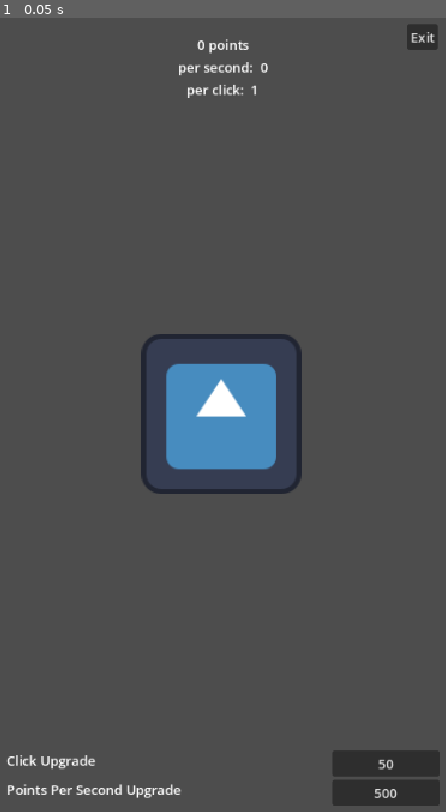
Above: before the commit, frame 1.
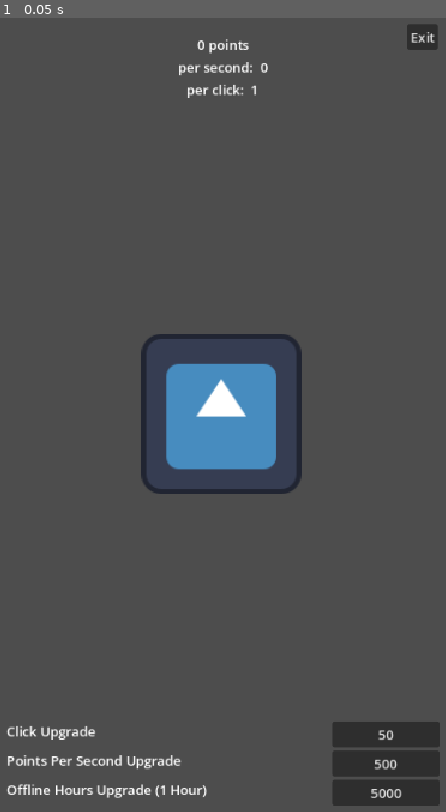
Above: after the commit, the same moment.

Repository: jermjar/Musty-Clicker
Game: Godot game, scene res://game.tscn
Same seed, same stepped clock (60 frames per second), same inputs: the game is played once before the commit and once after it. The engine's default icon, where the game draws it, is replaced by a stand-in: a white triangle on a blue panel in a dark square.
Inputs:
- Up to frame 1 (0.05 s): no input

The runs differ from the first frame. In frame 1, 1.7% of the frame differs, in the area x 1-99%, y 88-99%.

Commit message:
Offline Hours Upgrade

Diff:
--- a/game.tscn
+++ b/game.tscn
@@ -29,10 +29,12 @@
 offset_top = 25.0
 offset_bottom = 75.0
 grow_horizontal = 2
+mouse_filter = 2
 
 [node name="PointsLabel" type="RichTextLabel" parent="UI/Top_VBoxContainer" unique_id=1179748471]
 unique_name_in_owner = true
 layout_mode = 2
+mouse_filter = 2
 bbcode_enabled = true
 text = "0 points"
 fit_content = true
@@ -43,6 +45,7 @@
 [node name="PerSecondLabel" type="RichTextLabel" parent="UI/Top_VBoxContainer" unique_id=493941658]
 unique_name_in_owner = true
 layout_mode = 2
+mouse_filter = 2
 bbcode_enabled = true
 text = "per second:  0"
 fit_content = true
@@ -53,6 +56,7 @@
 [node name="PerClickLabel" type="RichTextLabel" parent="UI/Top_VBoxContainer" unique_id=1412947493]
 unique_name_in_owner = true
 layout_mode = 2
+mouse_filter = 2
 bbcode_enabled = true
 text = "per click:  0"
 fit_content = true
@@ -143,3 +147,21 @@
 layout_mode = 2
 size_flags_horizontal = 3
 text = "0"
+
+[node name="OfflinePointsUpgradeContainer" type="HBoxContainer" parent="UI/VBoxContainer" unique_id=516894294]
+layout_mode = 2
+size_flags_vertical = 3
+
+[node name="OfflineUpgradeLabel" type="RichTextLabel" parent="UI/VBoxContainer/OfflinePointsUpgradeContainer" unique_id=888007426]
+unique_name_in_owner = true
+layout_mode = 2
+size_flags_horizontal = 3
+size_flags_stretch_ratio = 3.0
+text = "Offline Hours Upgrade (1 Hour)"
+scroll_active = false
+
+[node name="OfflineUpgradeButton" type="Button" parent="UI/VBoxContainer/OfflinePointsUpgradeContainer" unique_id=140464091]
+unique_name_in_owner = true
+layout_mode = 2
+size_flags_horizontal = 3
+text = "0"
--- a/game_manager.gd
+++ b/game_manager.gd
@@ -3,17 +3,29 @@
 const save_path = "user://save_data.json"
 var save_data: Dictionary
 
+enum OfflineHours {
+	ZERO = 0,
+	ONE = 1,
+	TWO = 2,
+	THREE = 3,
+	FOUR = 4,
+	FIVE = 5,
+	SIX = 6,
+	SEVEN = 7,
+	EIGHT = 8
+}
+
 @onready var points_label: RichTextLabel = %PointsLabel
 @onready var per_second_label: RichTextLabel = %PerSecondLabel
 @onready var per_click_label: RichTextLabel = %PerClickLabel
-@onready var click_upgrade_label: RichTextLabel = %ClickUpgradeLabel
-@onready var pps_upgrade_label: RichTextLabel = %PPSUpgradeLabel
 @onready var offline_points_label: RichTextLabel = %OfflinePointsLabel
+@onready var offline_upgrade_label: RichTextLabel = %OfflineUpgradeLabel
 
 @onready var click_button: TextureButton = %Click_TextureButton
 @onready var menu_button: Button = %MenuButton
 @onready var click_upgrade_button: Button = %ClickUpgradeButton
 @onready var pps_upgrade_button: Button = %PPSUpgradeButton
+@onready var offline_upgrade_button: Button = %OfflineUpgradeButton
 
 var points: float = 0.0
 var offline_points: float = 0.0
@@ -26,6 +38,11 @@
 var pps_upgrade_amount: int = 500
 var click_upgrade_scale: int = 50
 var pps_upgrade_scale: int = 500
+var offline_upgrade_amount: int = 5000
+var offline_upgrade_scale: int = 15000
+
+var offline_hours: OfflineHours = OfflineHours.ZERO
+var offline_button_disabled: bool = false
 
 func _ready() -> void:
 	load_game()
@@ -37,6 +54,7 @@
 	menu_button.button_down.connect(_on_menu_button_down)
 	click_upgrade_button.button_down.connect(_on_click_upgrade_button_down)
 	pps_upgrade_button.button_down.connect(_on_pps_upgrade_button_down)
+	offline_upgrade_button.button_down.connect(_on_offline_upgrade_button_down)
 
 	# Initialize labels
 	update_labels()
@@ -49,6 +67,12 @@
 func update_upgrade_text() -> void:
 	click_upgrade_button.text = str(click_upgrade_amount)
 	pps_upgrade_button.text = str(pps_upgrade_amount)
+	offline_upgrade_button.text = str(offline_upgrade_amount)
+	if offline_hours > OfflineHours.ZERO and not offline_button_disabled:
+		offline_upgrade_label.text = "Offline Hours Upgrade (%s Hours)" % [offline_hours + 1]
+	if offline_button_disabled:
+		offline_upgrade_label.text = "Offline Hours Upgrade (8 Hours)"
+		offline_upgrade_button.text = "PURCHASED"
 
 func update_labels() -> void:
 	points_label.text = "%s points" % [int(points)]
@@ -82,6 +106,37 @@
 		points_per_second += pps_scale
 		update_upgrade_text()
 
+func _on_offline_upgrade_button_down() -> void:
+	if points >= offline_upgrade_amount:
+		points -= offline_upgrade_amount
+		match offline_hours:
+			OfflineHours.ZERO:
+				offline_hours = OfflineHours.ONE
+				offline_upgrade_amount = 25000
+			OfflineHours.ONE:
+				offline_hours = OfflineHours.TWO
+				offline_upgrade_amount = 50000
+			OfflineHours.TWO:
+				offline_hours = OfflineHours.THREE
+				offline_upgrade_amount = 100000
+			OfflineHours.THREE:
+				offline_hours = OfflineHours.FOUR
+				offline_upgrade_amount = 150000
+			OfflineHours.FOUR:
+				offline_hours = OfflineHours.FIVE
+				offline_upgrade_amount = 300000
+			OfflineHours.FIVE:
+				offline_hours = OfflineHours.SIX
+				offline_upgrade_amount = 500000
+			OfflineHours.SIX:
+				offline_hours = OfflineHours.SEVEN
+				offline_upgrade_amount = 1000000
+			OfflineHours.SEVEN:
+				offline_hours = OfflineHours.EIGHT
+				offline_button_disabled = true
+				offline_upgrade_button.disabled = offline_button_disabled
+		update_upgrade_text()
+
 func _on_menu_button_down() -> void:
 	get_tree().root.propagate_notification(NOTIFICATION_WM_CLOSE_REQUEST)
 #endregion
@@ -94,7 +149,10 @@
 		"points_per_click": points_per_click,
 		"points_per_second": points_per_second,
 		"click_upgrade_amount": click_upgrade_amount,
-		"pps_upgrade_amount": pps_upgrade_amount
+		"pps_upgrade_amount": pps_upgrade_amount,
+		"offline_upgrade_amount": offline_upgrade_amount,
+		"offline_hours": offline_hours,
+		"offline_button_disabled": offline_button_disabled
 	}
 	var file_access: FileAccess = FileAccess.open(save_path, FileAccess.WRITE)
 	file_access.store_string(JSON.stringify(save_data, "\t", false))
@@ -111,11 +169,14 @@
 		points_per_second = save_data["points_per_second"]
 		click_upgrade_amount = save_data["click_upgrade_amount"]
 		pps_upgrade_amount = save_data["pps_upgrade_amount"]
+		offline_upgrade_amount = save_data["offline_upgrade_amount"]
+		offline_hours = save_data["offline_hours"]
+		offline_button_disabled = save_data["offline_button_disabled"]
+		offline_upgrade_button.disabled = offline_button_disabled
 
 		var current_time = Time.get_unix_time_from_system()
 		var elapsed = current_time - save_data["last_saved_time"]
-		# Maximum of 8 hours idle
-		elapsed = clamp(elapsed, 0, 60 * 60 * 8)
+		elapsed = clamp(elapsed, 0, (60 * 60 * offline_hours))
 		offline_points = elapsed * points_per_second
 		if offline_points > 0:
 			points += offline_points
